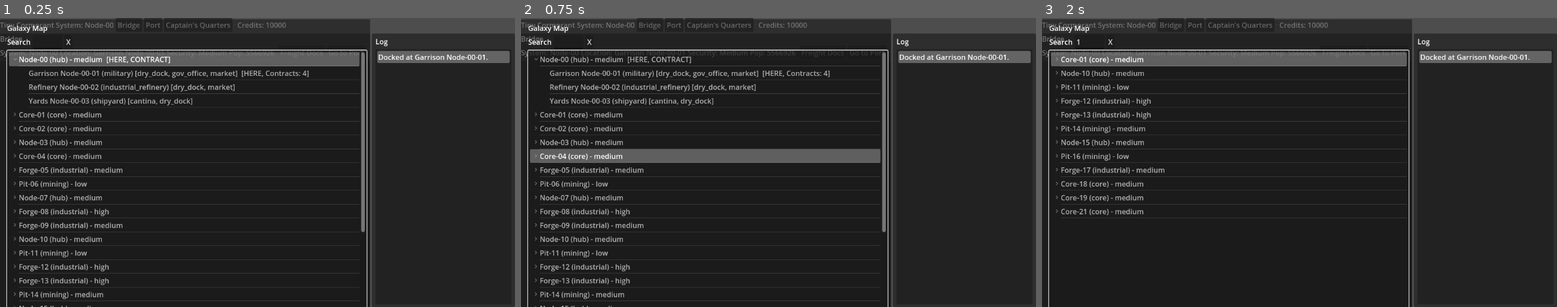
Above: before the commit, frames 1-3 (left to right).
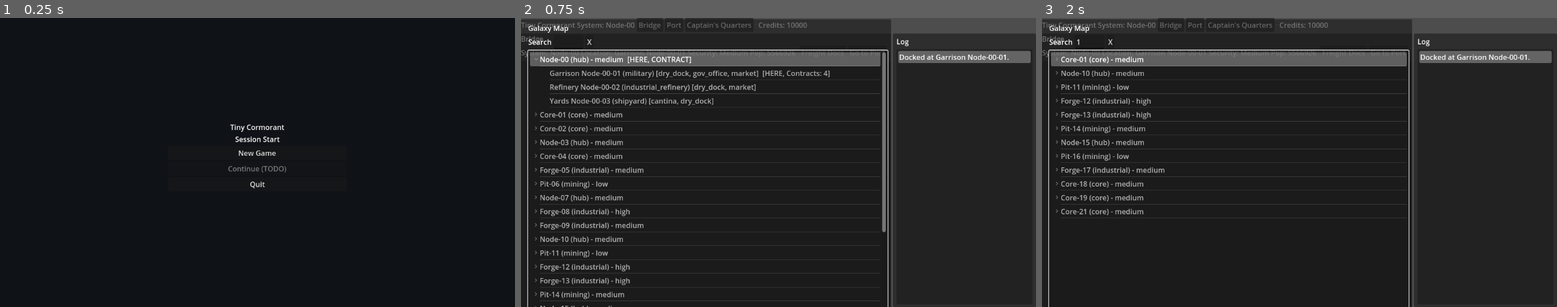
Above: after the commit, the same moments.

Repository: DKyd/Tiny-Cormorant
Game: Godot game, scene res://scenes/MainMenu.tscn
Two runs of this game, one before a commit and one after it. Both use one fixed random seed, a clock stepped at 60 frames per second and the inputs below. Before the commit the project starts from res://scenes/MainGame.tscn.
Inputs (mouse positions are in pixels of both pictures, inside the frame that each line leads up to):
- Up to frame 1 (0.25 s): no input
- Up to frame 2 (0.75 s): click (778, 153) at 0.5 s, where only the run after the commit has a clickable "New Game"
- Up to frame 3 (2 s): click (1088, 41) at 1.27 s; type "12" at 1.35 s

The runs differ from the first frame. In frame 1, 21% of the frame differs, in the area x 0-100%, y 0-100%; in frame 2, 6.5%; in frame 3, nothing differs.

Commit message:
Basic Game Menu through issue 0039

Diff:
--- a/project.godot
+++ b/project.godot
@@ -11,7 +11,7 @@
 [application]
 
 config/name="Tiny Cormorant"
-run/main_scene="res://scenes/MainGame.tscn"
+run/main_scene="res://scenes/MainMenu.tscn"
 config/features=PackedStringArray("4.2", "Forward Plus")
 config/icon="res://icon.svg"
 
--- /dev/null
+++ b/scenes/MainMenu.tscn
@@ -0,0 +1,57 @@
+[gd_scene load_steps=2 format=3]
+
+[ext_resource type="Script" path="res://scripts/MainMenu.gd" id="1_b0y7x"]
+
+[node name="MainMenu" type="Control"]
+anchors_preset = 15
+anchor_right = 1.0
+anchor_bottom = 1.0
+grow_horizontal = 2
+grow_vertical = 2
+script = ExtResource("1_b0y7x")
+
+[node name="Background" type="ColorRect" parent="."]
+anchors_preset = 15
+anchor_right = 1.0
+anchor_bottom = 1.0
+grow_horizontal = 2
+grow_vertical = 2
+color = Color(0.06, 0.07, 0.09, 1)
+
+[node name="CenterContainer" type="CenterContainer" parent="."]
+anchors_preset = 8
+anchor_left = 0.5
+anchor_top = 0.5
+anchor_right = 0.5
+anchor_bottom = 0.5
+offset_left = -200.0
+offset_top = -140.0
+offset_right = 200.0
+offset_bottom = 140.0
+
+[node name="VBoxContainer" type="VBoxContainer" parent="CenterContainer"]
+custom_minimum_size = Vector2(400, 280)
+alignment = 1
+spacing = 12
+
+[node name="TitleLabel" type="Label" parent="CenterContainer/VBoxContainer"]
+text = "Tiny Cormorant"
+horizontal_alignment = 1
+
+[node name="SubtitleLabel" type="Label" parent="CenterContainer/VBoxContainer"]
+text = "Session Start"
+horizontal_alignment = 1
+
+[node name="NewGameButton" type="Button" parent="CenterContainer/VBoxContainer"]
+text = "New Game"
+
+[node name="ContinueButton" type="Button" parent="CenterContainer/VBoxContainer"]
+disabled = true
+text = "Continue (TODO)"
+
+[node name="QuitButton" type="Button" parent="CenterContainer/VBoxContainer"]
+text = "Quit"
+
+[node name="StatusLabel" type="Label" parent="CenterContainer/VBoxContainer"]
+text = ""
+horizontal_alignment = 1
--- /dev/null
+++ b/scenes/ui/InSessionMenu.tscn
@@ -0,0 +1,62 @@
+[gd_scene load_steps=2 format=3]
+
+[ext_resource type="Script" path="res://scripts/ui/InSessionMenu.gd" id="1_8n3so"]
+
+[node name="InSessionMenu" type="Control"]
+anchors_preset = 15
+anchor_right = 1.0
+anchor_bottom = 1.0
+grow_horizontal = 2
+grow_vertical = 2
+mouse_filter = 2
+script = ExtResource("1_8n3so")
+
+[node name="Dimmer" type="ColorRect" parent="."]
+anchors_preset = 15
+anchor_right = 1.0
+anchor_bottom = 1.0
+grow_horizontal = 2
+grow_vertical = 2
+color = Color(0, 0, 0, 0.55)
+
+[node name="CenterContainer" type="CenterContainer" parent="."]
+anchors_preset = 8
+anchor_left = 0.5
+anchor_top = 0.5
+anchor_right = 0.5
+anchor_bottom = 0.5
+offset_left = -220.0
+offset_top = -190.0
+offset_right = 220.0
+offset_bottom = 190.0
+
+[node name="PanelContainer" type="PanelContainer" parent="CenterContainer"]
+custom_minimum_size = Vector2(440, 380)
+
+[node name="VBoxContainer" type="VBoxContainer" parent="CenterContainer/PanelContainer"]
+custom_minimum_size = Vector2(440, 380)
+alignment = 1
+spacing = 10
+
+[node name="TitleLabel" type="Label" parent="CenterContainer/PanelContainer/VBoxContainer"]
+text = "Session Menu"
+horizontal_alignment = 1
+
+[node name="ResumeButton" type="Button" parent="CenterContainer/PanelContainer/VBoxContainer"]
+text = "Resume"
+
+[node name="SaveButton" type="Button" parent="CenterContainer/PanelContainer/VBoxContainer"]
+text = "Save"
+
+[node name="SettingsButton" type="Button" parent="CenterContainer/PanelContainer/VBoxContainer"]
+text = "Settings"
+
+[node name="QuitMenuButton" type="Button" parent="CenterContainer/PanelContainer/VBoxContainer"]
+text = "Quit to Main Menu"
+
+[node name="QuitDesktopButton" type="Button" parent="CenterContainer/PanelContainer/VBoxContainer"]
+text = "Quit to Desktop"
+
+[node name="StatusLabel" type="Label" parent="CenterContainer/PanelContainer/VBoxContainer"]
+text = ""
+horizontal_alignment = 1
--- a/scripts/MainGame.gd
+++ b/scripts/MainGame.gd
@@ -15,6 +15,9 @@
 # We’ll track what scene is currently loaded (optional, for debugging)
 var current_view_path: String = ""
 var _pending_port_open: bool = false
+const IN_SESSION_MENU_SCENE_PATH: String = "res://scenes/ui/InSessionMenu.tscn"
+var _in_session_menu: Control
+var _menu_open: bool = false
 
 
 func _ready() -> void:
@@ -29,6 +32,7 @@
 	GameState.location_changed.connect(_on_location_changed)
 
 	_refresh_top_bar()
+	_ensure_in_session_menu()
 
 	# Default view: Bridge
 	goto_bridge()
@@ -74,6 +78,69 @@
 	money_label.text = "Credits: %.0f" % GameState.player_money
 
 
+func _ensure_in_session_menu() -> void:
+	if _in_session_menu != null:
+		return
+
+	var packed: PackedScene = load(IN_SESSION_MENU_SCENE_PATH)
+	if packed == null:
+		push_error("MainGame: failed to load InSessionMenu scene.")
+		return
+
+	var inst: Node = packed.instantiate()
+	add_child(inst)
+
+	if inst is Control:
+		var c := inst as Control
+		c.set_anchors_preset(Control.PRESET_FULL_RECT)
+		c.visible = false
+		_in_session_menu = c
+
+	if _in_session_menu == null:
+		return
+
+	if _in_session_menu.has_signal("resume_requested"):
+		_in_session_menu.connect("resume_requested", Callable(self, "_on_menu_resume_requested"))
+	if _in_session_menu.has_signal("quit_to_menu_requested"):
+		_in_session_menu.connect("quit_to_menu_requested", Callable(self, "_on_menu_quit_to_menu_requested"))
+	if _in_session_menu.has_signal("quit_to_desktop_requested"):
+		_in_session_menu.connect("quit_to_desktop_requested", Callable(self, "_on_menu_quit_to_desktop_requested"))
+
+
+func _set_in_session_menu_visible(show: bool) -> void:
+	if _in_session_menu == null:
+		return
+	_in_session_menu.visible = show
+	_menu_open = show
+
+
+func _set_menu_status(text: String) -> void:
+	if _in_session_menu == null:
+		return
+	if _in_session_menu.has_method("set_status"):
+		_in_session_menu.call("set_status", text)
+
+
+func _consume_input() -> void:
+	get_viewport().set_input_as_handled()
+
+
+func _unhandled_input(event: InputEvent) -> void:
+	if event is InputEventKey and event.pressed and not event.echo:
+		var key_event := event as InputEventKey
+		if key_event.keycode == KEY_ESCAPE:
+			_ensure_in_session_menu()
+			if _menu_open:
+				_set_in_session_menu_visible(false)
+			else:
+				_set_in_session_menu_visible(true)
+			_consume_input()
+			return
+
+	if _menu_open:
+		_consume_input()
+
+
 # --- button handlers ---
 
 func _on_BridgeButton_pressed() -> void:
@@ -120,3 +187,18 @@
 
 	_pending_port_open = false
 	_show_view("res://scenes/Port.tscn")
+
+
+func _on_menu_resume_requested() -> void:
+	_set_in_session_menu_visible(false)
+
+
+func _on_menu_quit_to_menu_requested() -> void:
+	var result: int = get_tree().change_scene_to_file("res://scenes/MainMenu.tscn")
+	if result != OK:
+		push_error("MainGame: failed to return to MainMenu (%d)." % result)
+		_set_menu_status("Failed to return to Main Menu.")
+
+
+func _on_menu_quit_to_desktop_requested() -> void:
+	get_tree().quit()
--- /dev/null
+++ b/scripts/MainMenu.gd
@@ -0,0 +1,45 @@
+extends Control
+
+@onready var new_game_button: Button = $CenterContainer/VBoxContainer/NewGameButton
+@onready var continue_button: Button = $CenterContainer/VBoxContainer/ContinueButton
+@onready var quit_button: Button = $CenterContainer/VBoxContainer/QuitButton
+@onready var status_label: Label = $CenterContainer/VBoxContainer/StatusLabel
+
+var _is_starting: bool = false
+
+func _ready() -> void:
+	new_game_button.pressed.connect(_on_new_game_pressed)
+	continue_button.pressed.connect(_on_continue_pressed)
+	quit_button.pressed.connect(_on_quit_pressed)
+
+func _on_new_game_pressed() -> void:
+	if _is_starting:
+		return
+	_is_starting = true
+	new_game_button.disabled = true
+	new_game_button.text = "Starting..."
+	status_label.text = ""
+
+	var scene_path: String = "res://scenes/MainGame.tscn"
+	if not ResourceLoader.exists(scene_path):
+		push_error("MainMenu: failed to load MainGame scene.")
+		status_label.text = "Failed to load game."
+		new_game_button.disabled = false
+		new_game_button.text = "New Game"
+		_is_starting = false
+		return
+
+	var result: int = get_tree().change_scene_to_file(scene_path)
+	if result != OK:
+		push_error("MainMenu: change_scene_to_file failed (%d)." % result)
+		status_label.text = "Failed to start game."
+		new_game_button.disabled = false
+		new_game_button.text = "New Game"
+		_is_starting = false
+
+func _on_continue_pressed() -> void:
+	# Placeholder for future save/load flow.
+	status_label.text = "Continue not available yet."
+
+func _on_quit_pressed() -> void:
+	get_tree().quit()
--- /dev/null
+++ b/scripts/ui/InSessionMenu.gd
@@ -0,0 +1,40 @@
+extends Control
+
+signal resume_requested
+signal quit_to_menu_requested
+signal quit_to_desktop_requested
+
+@onready var resume_button: Button = $CenterContainer/PanelContainer/VBoxContainer/ResumeButton
+@onready var save_button: Button = $CenterContainer/PanelContainer/VBoxContainer/SaveButton
+@onready var settings_button: Button = $CenterContainer/PanelContainer/VBoxContainer/SettingsButton
+@onready var quit_menu_button: Button = $CenterContainer/PanelContainer/VBoxContainer/QuitMenuButton
+@onready var quit_desktop_button: Button = $CenterContainer/PanelContainer/VBoxContainer/QuitDesktopButton
+@onready var status_label: Label = $CenterContainer/PanelContainer/VBoxContainer/StatusLabel
+
+func _ready() -> void:
+	resume_button.pressed.connect(_on_resume_pressed)
+	save_button.pressed.connect(_on_save_pressed)
+	settings_button.pressed.connect(_on_settings_pressed)
+	quit_menu_button.pressed.connect(_on_quit_menu_pressed)
+	quit_desktop_button.pressed.connect(_on_quit_desktop_pressed)
+
+func set_status(text: String) -> void:
+	status_label.text = text
+
+func _on_resume_pressed() -> void:
+	status_label.text = ""
+	resume_requested.emit()
+
+func _on_save_pressed() -> void:
+	status_label.text = "Save not implemented."
+
+func _on_settings_pressed() -> void:
+	status_label.text = "Settings not implemented."
+
+func _on_quit_menu_pressed() -> void:
+	status_label.text = ""
+	quit_to_menu_requested.emit()
+
+func _on_quit_desktop_pressed() -> void:
+	status_label.text = ""
+	quit_to_desktop_requested.emit()
Not shown, changed: codex/runs/ACTIVE_RUN.txt
Not shown, added: codex/runs/issue-0038-feature-session-framing-main-menu/job.md
Not shown, added: codex/runs/issue-0038-feature-session-framing-main-menu/results.md
Not shown, added: codex/runs/issue-0039-feature-in-session-menu-escape/job.md
Not shown, added: codex/runs/issue-0039-feature-in-session-menu-escape/results.md
